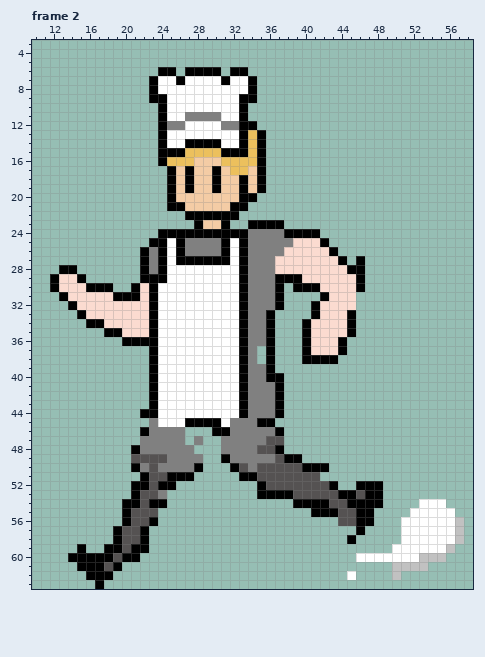
A pixel-art file gets an edit: Assets/Characters/player/player_walk.aseprite. This is how it looked before the edit.
64x64 pixels, 4 frames. Shown: frame 2: x 10..58, y 3..63. The commit also changed other frames, which this record leaves out.
And afterwards:
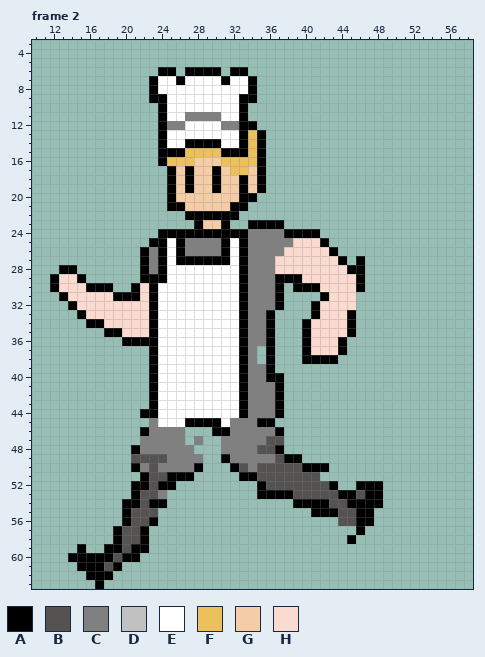
Palette (. is transparent): A #000000  B #555252  C #808080  D #c1c1c1  E #ffffff  F #ecc05d  G #f4cca5  H #fbdbd0
Commit message: player walks and jumps with particles
Diff:
--- frame 2, layer "图层 8"
@@ x 43..58 @@
 53 BAABAA..........
-54 BBAAAA....EEE...
-55 ABBAA....EEEEE..
-56 .BBAA...EEEEEED.
-57 ...A....EEEEEED.
-58 ..A.....EEEEEED.
-59 .......EEEEEED..
-60 ...EEEEEEEDDD...
-61 .......DDDD.....
-62 ..E....D........
+54 BBAAAA..........
+55 ABBAA...........
+56 .BBAA...........
+57 ...A............
+58 ..A.............
+59 ................
+60 ................
+61 ................
+62 ................
 63 ................
Where, in picture pixels (left, top, right, bottom), the same in both pictures:
erased: (347, 499, 464, 580)
